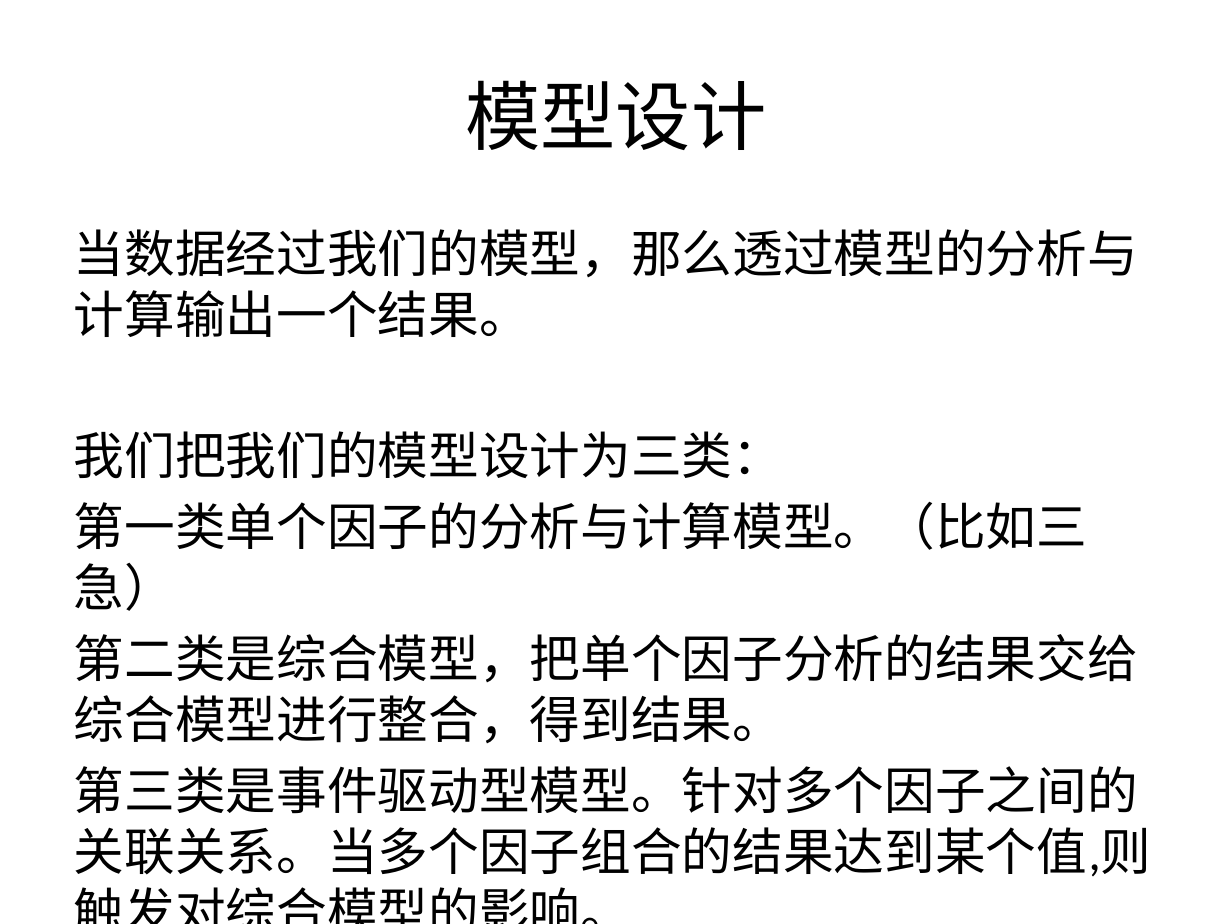
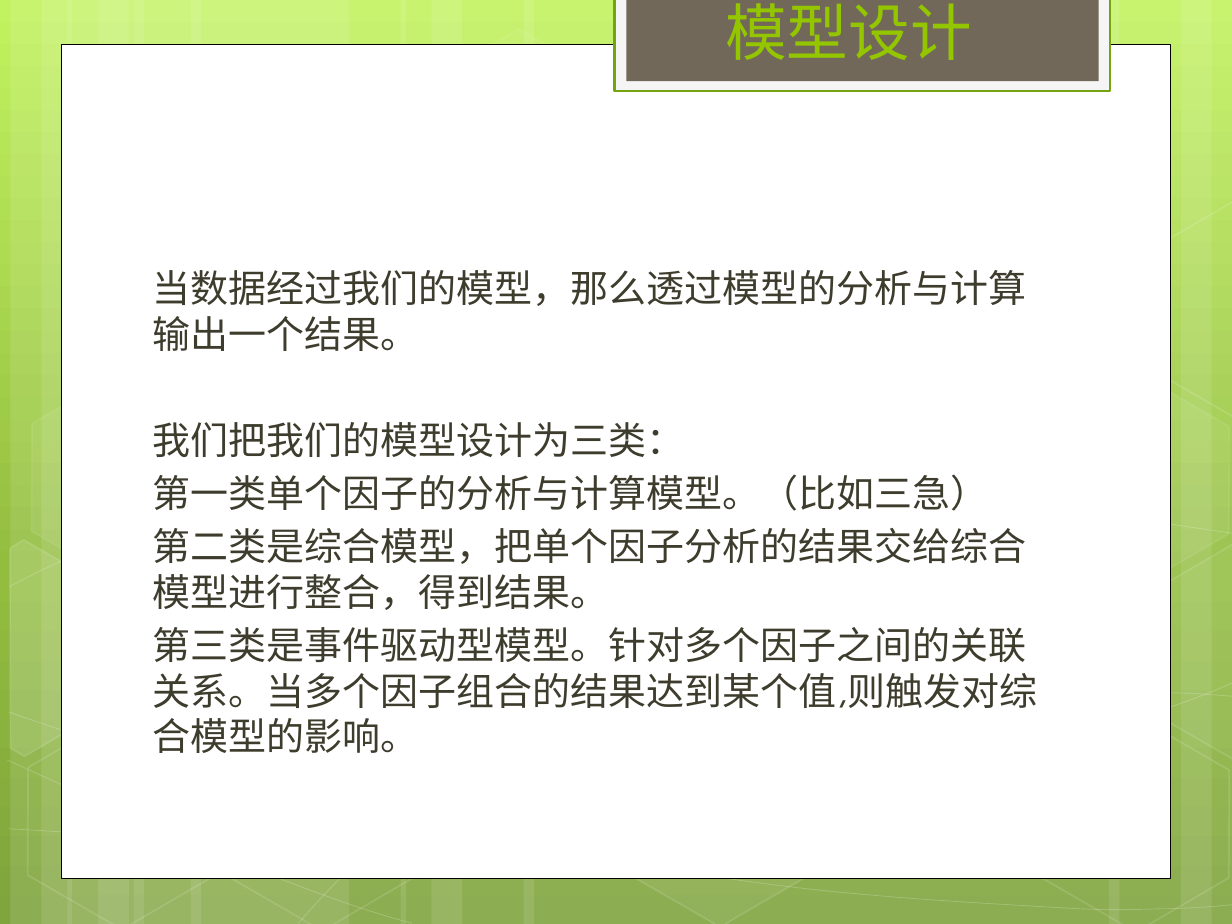
Before and after one commit to PercyChuang/nyf, a slide deck: slide 5 of UBI模型.pptx. Drawn at 1232x924 pixels with LibreOffice and Linux fonts; fonts in the diff are those of the drawing. Boxes give left, top, right and bottom in pixels: in the first picture for what was removed or moved away, otherwise in the second. Text is boxed around its words. In the diff, an @@ line names an element or a change of style, - is before the commit and + after.

```diff
--- a/UBI模型.pptx
+++ b/UBI模型.pptx
@@ background #FFFFFF to gradient #C3F35F to #93BF3F to #81A53E @@
@@ rectangle added at [615,0,1110,91], fill #F5F5F5, outline #74A510 1.25 pt @@
@@ rectangle added at [626,0,1098,81], fill #71685A @@
@@ title "模型设计": place and size @@
-title "模型设计" at [465,80,766,150]
+title "模型设计" at [725,3,971,60]
@@ title "模型设计" at [725,3,971,60]: size 44 to 36 pt, font Calibri to TeX Gyre Adventor, text colour #000000 to #94C600; alignment centre to left; vertical alignment middle to bottom @@
@@ rectangle added at [62,44,1170,877], fill #FFFFFF, outline #000000 0.5 pt @@
@@ group added at [0,0,1232,924]: 12 rectangles, 8 freeform shapes, 8 hexagons @@
@@ text "当数据经过我们的模型，那么透过模型的分析与计算输出一个结果。": place and size @@
-text "当数据经过我们的模型，那么透过模型的分析与计算输出一个结果。" at [74,229,1152,876]
+text "当数据经过我们的模型，那么透过模型的分析与计算输出一个结果。" at [153,270,1037,753]
@@ text "当数据经过我们的模型，那么透过模型的分析与计算输出一个结果。" at [153,270,1037,753]: size 29.6 to 22.2 pt, font Calibri to TeX Gyre Adventor, text colour #000000 to #3E3D2D; less space between paragraphs @@
```
Also in this commit, not shown: 7 other slides changed, 6 slides added, 5 slides removed.
